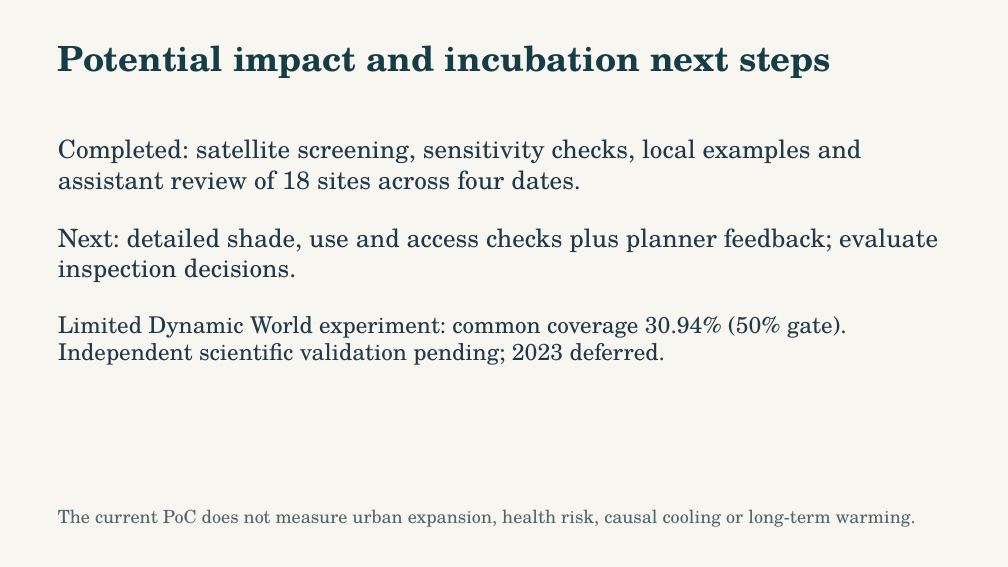
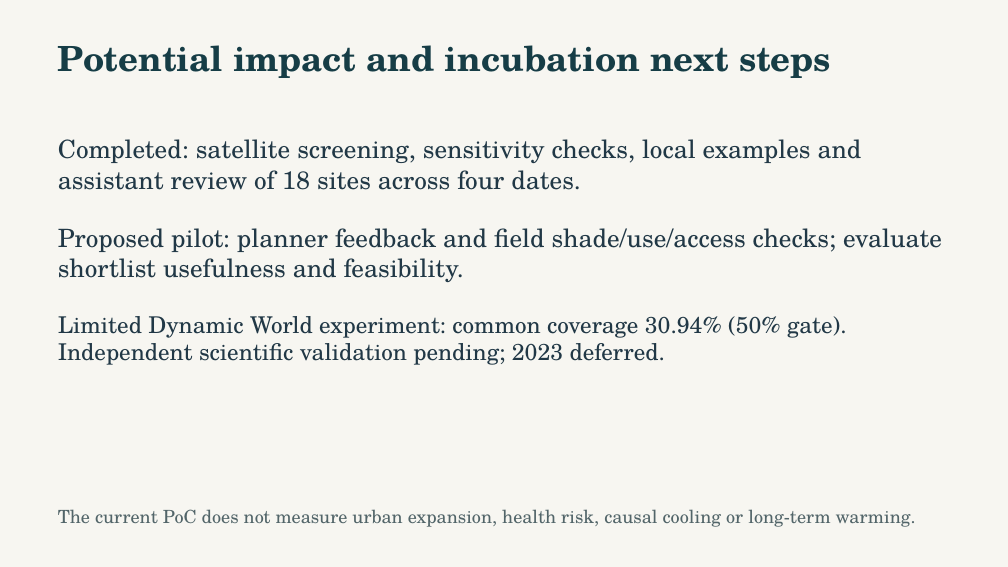
Before and after one commit to NasserAlhuri/spaceHacathon, a slide deck: slide 10 of docs/UrbanHeat-AlKhor-Pitch.pptx. Drawn at 1008x567 pixels with LibreOffice and Linux fonts; fonts in the diff are those of the drawing. Boxes give left, top, right and bottom in pixels: in the first picture for what was removed or moved away, otherwise in the second. Text is boxed around its words. In the diff, an @@ line names an element or a change of style, - is before the commit and + after.

```diff
--- a/docs/UrbanHeat-AlKhor-Pitch.pptx
+++ b/docs/UrbanHeat-AlKhor-Pitch.pptx
@@ text at (58,228,942,282): text changed @@
-Next: detailed shade, use and access checks plus planner feedback; evaluate inspection decisions.
+Proposed pilot: planner feedback and field shade/use/access checks; evaluate shortlist usefulness and feasibility.
```
Also in this commit, not shown: 4 other slides changed, 22 other files.
